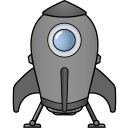
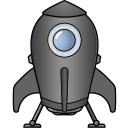
Before/after of a (128, 128) layered artwork. What changed in the layer stack:
added layer "Capa 1 copia" (75%) above "Objeto inteligente vectorial1" over 31, 15, 97, 104
